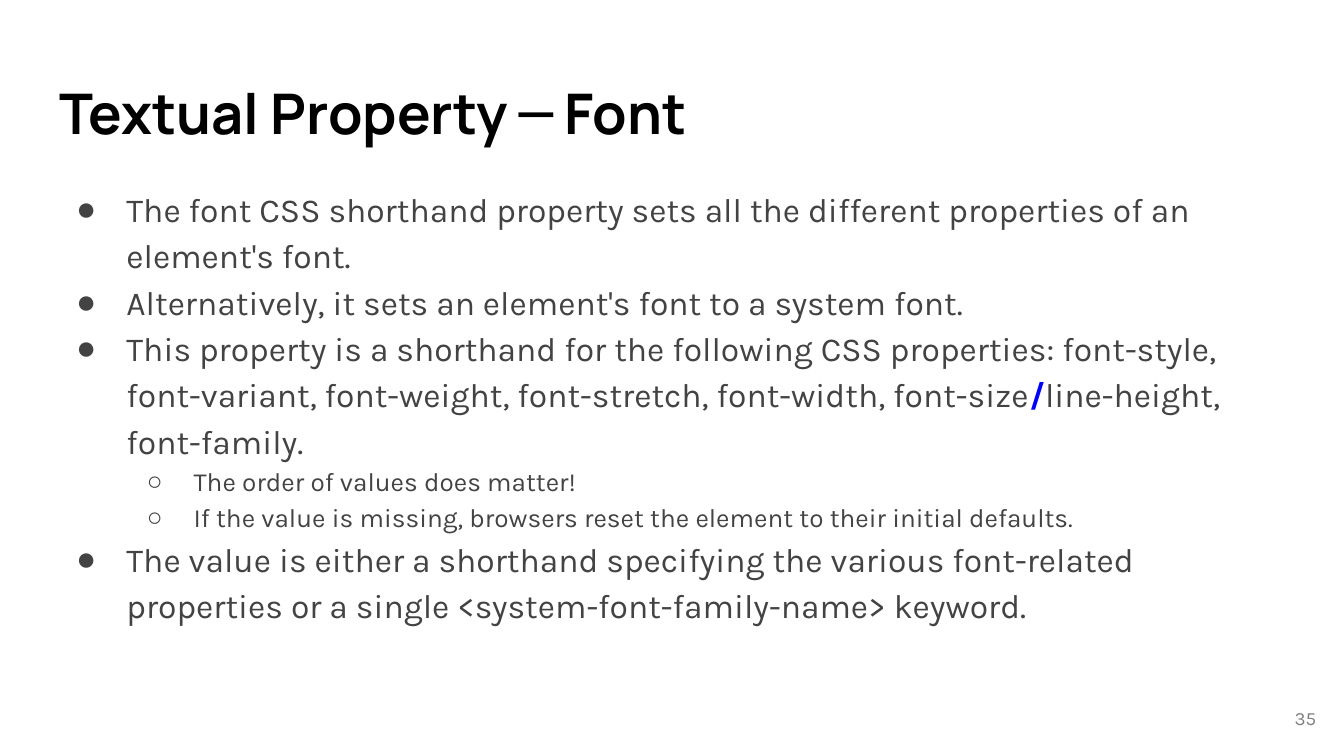
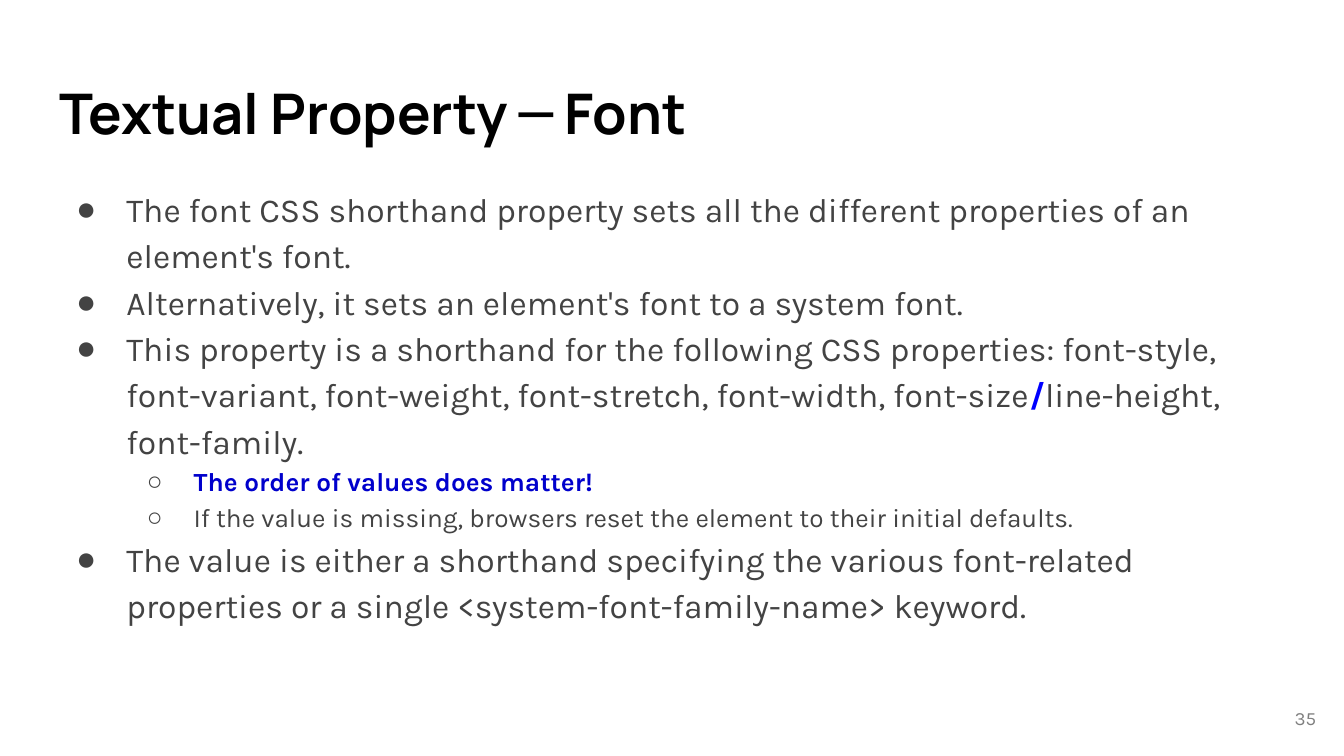
Before and after one commit to lancwyy/WebDev, a slide deck: slide 35 of Lecture_Materials/03-CSS.pptx. Drawn at 1344x756 pixels with LibreOffice and Linux fonts; fonts in the diff are those of the drawing. Boxes give left, top, right and bottom in pixels: in the first picture for what was removed or moved away, otherwise in the second. Text is boxed around its words. In the diff, an @@ line names an element or a change of style, - is before the commit and + after.

```diff
--- a/Lecture_Materials/03-CSS.pptx
+++ b/Lecture_Materials/03-CSS.pptx
@@ text at [194,473,593,492]: text colour #434343 to #0000CC, bold on in "The order of values does matter!" @@
```
Also in this commit, not shown: 24 other slides changed, 1 slide added, 3 slides removed, 14 other files.
